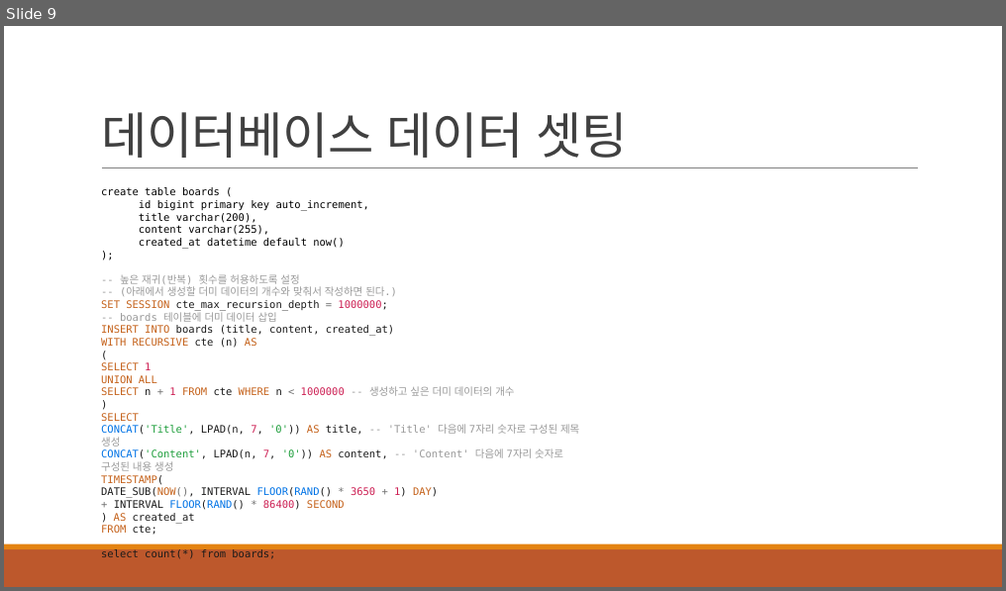
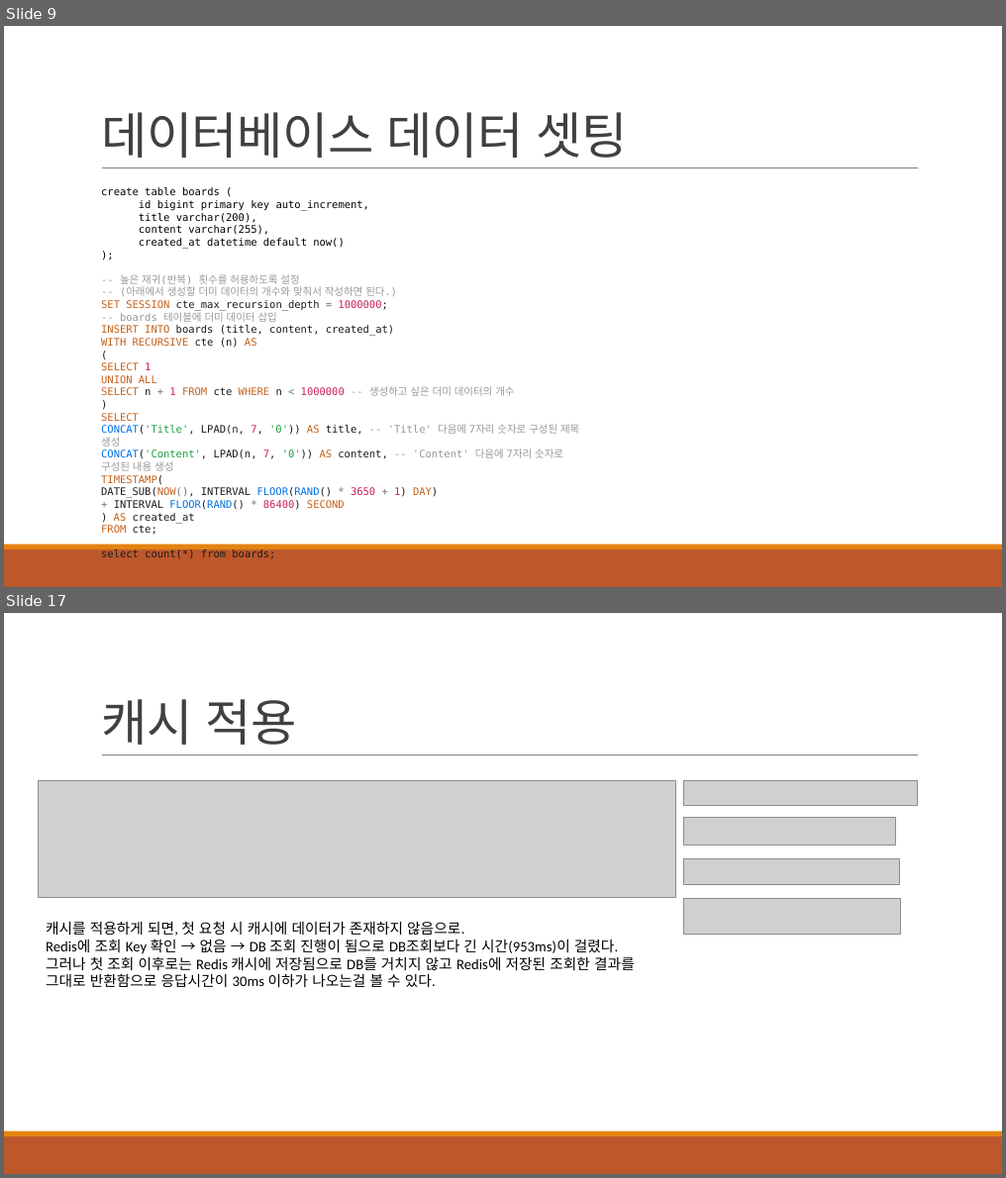
Before and after one commit to khb3025/study-redis-1, a slide deck: 3.로컬 환경 SpringBoot+Redis.pptx. Shown one above the other, each under a label of ours: slide 9 before the commit, slides 9 and 17 after it; the slides between them are not shown. The pictures are 1006x591 and 1006x1178 pixels, drawn with LibreOffice and Linux fonts; fonts in the diff are those of the drawing; grey boxes stand for pictures. Boxes give left, top, right and bottom in pixels: in the first picture for what was removed or moved away, otherwise in the second. Text is boxed around its words. In the diff, an @@ line names an element or a change of style, - is before the commit and + after.

Commit message:
feat : SpringBoot에 Redis Cache 적용
- 적용 미 적용 응답속도 비교

```diff
--- a/3.로컬 환경 SpringBoot+Redis.pptx
+++ b/3.로컬 환경 SpringBoot+Redis.pptx
@@ slide 17 added at <box>4,613,1002,1174</box>, background #FFFFFF; not listed: 3 template elements that a slide beside it also shows @@
@@ title added at <box>101,699,296,745</box>, 48 pt, text #404040 @@
+캐시 적용
@@ picture added at <box>39,781,676,898</box> @@
@@ picture added at <box>684,781,918,805</box> @@
@@ picture added at <box>684,817,895,846</box> @@
@@ picture added at <box>684,859,899,884</box> @@
@@ picture added at <box>684,898,900,934</box> @@
@@ text added at <box>46,921,635,987</box>, 14 pt, text #000000 @@
+캐시를 적용하게 되면, 첫 요청 시 캐시에 데이터가 존재하지 않음으로.
+Redis에 조회 Key 확인 → 없음 → DB 조회 진행이 됨으로 DB조회보다 긴 시간(953ms)이 걸렸다.
+그러나 첫 조회 이후로는 Redis 캐시에 저장됨으로 DB를 거치지 않고 Redis에 저장된 조회한 결과를 그대로 반환함으로 응답시간이 30ms 이하가 나오는걸 볼 수 있다.
```
Also in this commit, not shown: 1 slide changed, 7 other slides added, 9 other files.
